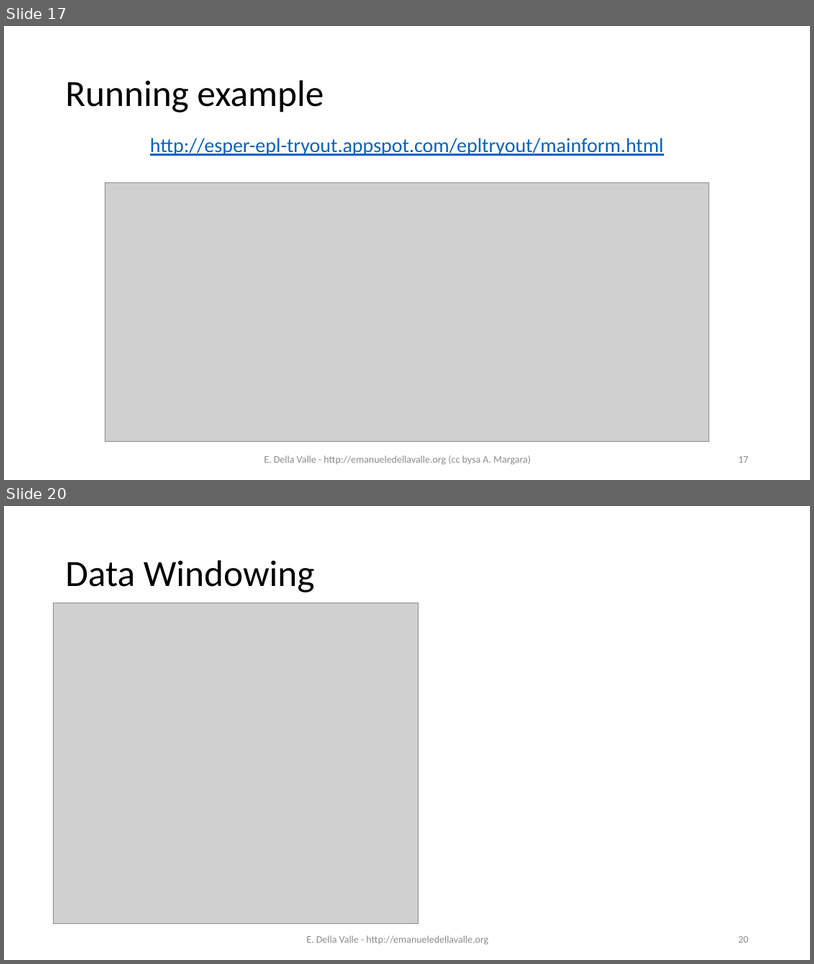
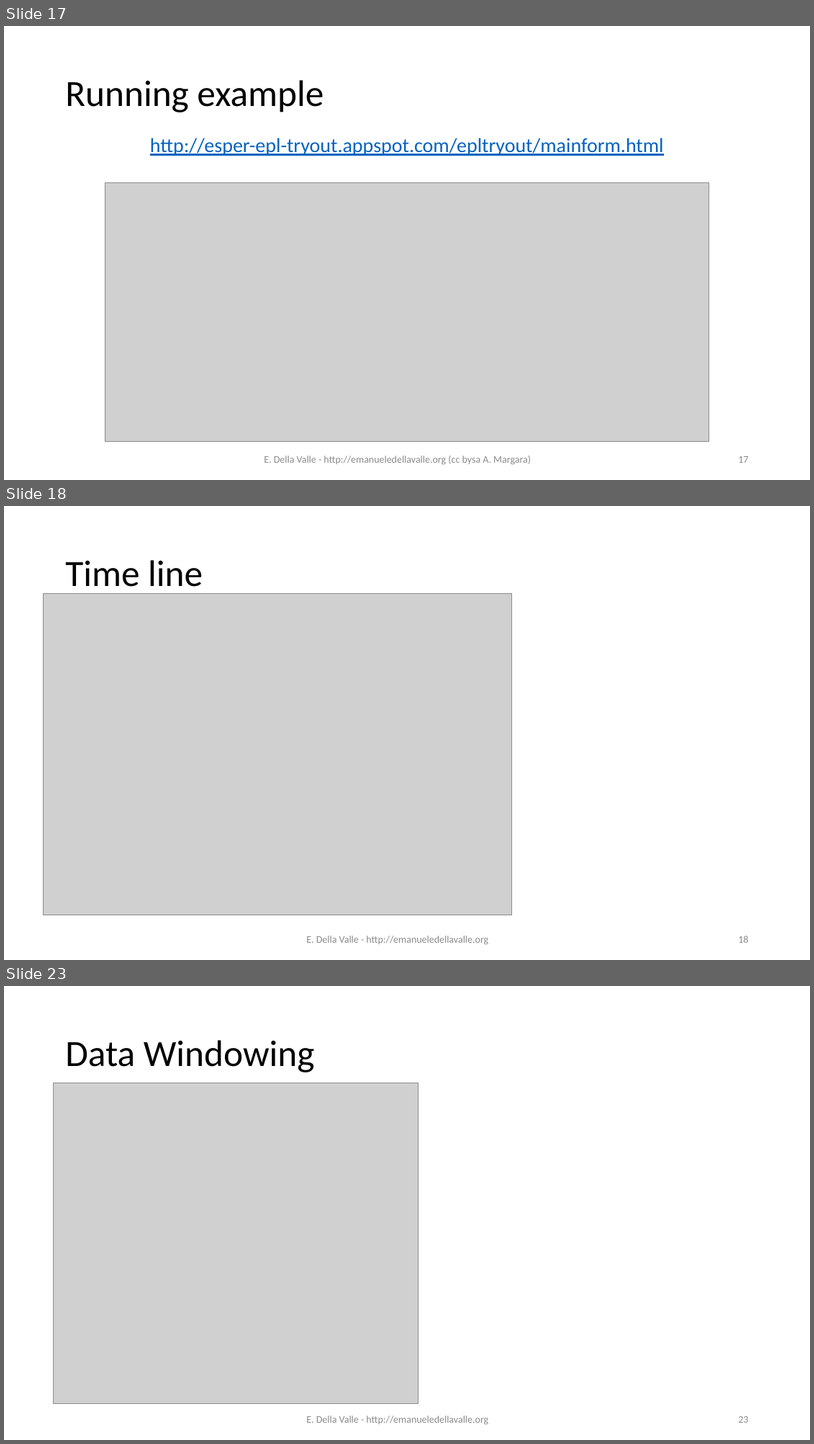
Before and after one commit to eugeniovaretti/streaming-data-analytics, a slide deck: lectures/02_EPL/02_VerticallyScalableSolution_Esper+EPL.pptx. Shown one above the other, each under a label of ours: slides 17 and 20 before the commit, slides 17, 18 and 23 after it; the slides between them are not shown. The pictures are 814x964 and 814x1444 pixels, drawn with LibreOffice and Linux fonts; fonts in the diff are those of the drawing; grey boxes stand for pictures. Boxes give left, top, right and bottom in pixels: in the first picture for what was removed or moved away, otherwise in the second. Text is boxed around its words. In the diff, an @@ line names an element or a change of style, - is before the commit and + after.

```diff
--- a/lectures/02_EPL/02_VerticallyScalableSolution_Esper+EPL.pptx
+++ b/lectures/02_EPL/02_VerticallyScalableSolution_Esper+EPL.pptx
@@ slide 18 added at (4, 506, 810, 960), background #FFFFFF @@
@@ title added at (65, 560, 203, 595), 44 pt, text #000000 @@
+Time line
@@ picture added at (44, 594, 512, 915) @@
@@ text added at (306, 935, 489, 944), 12 pt, text #8C8C8C @@
+E. Della Valle - http://emanueledellavalle.org
@@ page number added at (738, 935, 748, 942), 12 pt, text #8C8C8C @@
+18
@@ what was slide 20 is now slide 23 @@
@@ page number at (738, 1416, 748, 1422): text changed @@
-20
+23
```
Also in this commit, not shown: 5 slides changed, 2 other slides added, 2 other files.
